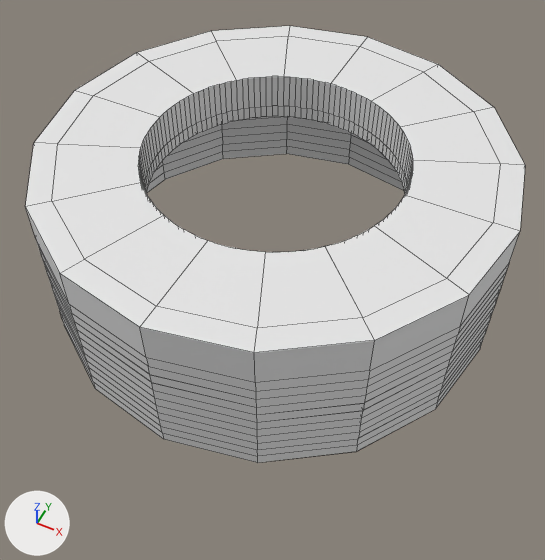
Before and after pictures for a commit that changed the Blender file RobotArmBasePart2.blend.
The view is the same before and after, from a 50 mm camera at (108.0, -218.0, 264.0) aimed at (0.0, -4.0, -3.0). The axes (+X, +Y, +Z) are drawn at lower left. The lights are the same throughout. Mesh edges are drawn as thin lines.

Before the edit, the objects in view are built like this:
```python
me_cylinder_001 = bpy.data.meshes.new('Cylinder.001')
me_cylinder_001.from_pydata(...)  # 1726 vertices, 1436 faces; spans x -100.0..100.0, y -100.0..100.0, z -3.0..70.0
ob_basepart2 = bpy.data.objects.new('BasePart2', me_cylinder_001)
ob_basepart2.location = (0.0, 0.0, 0.0)
ob_basepart2.scale = (1.0, 1.0, 0.998)
```
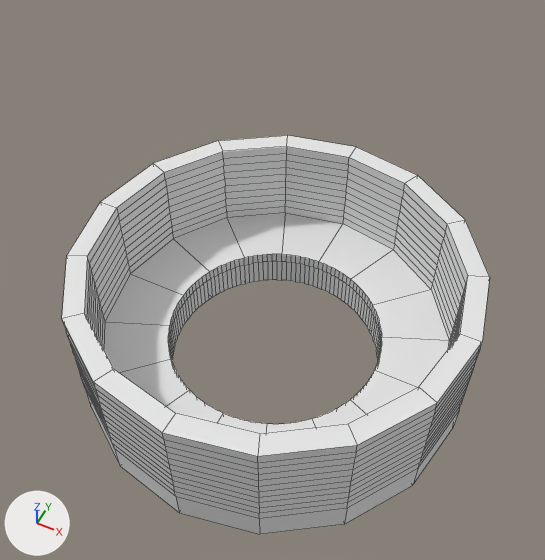
What differs and where, as boxes [x1, y1, x2, y2] in the pictures (545 x 560 px):
'BasePart2', reshaped, turned
    before: [25, 26, 525, 463]
    after: [62, 135, 490, 534]
part 1 of me_cylinder_001, deleted
    before: [25, 26, 525, 463]

What changed in the scene script:
```text
Change me_cylinder_001:
    used by ob_basepart2; location = (0.0, 0.0, 0.0); scale = (1.0, 1.0, 0.998)
    remove me_cylinder_001.from_pydata(...)  # 1726 vertices, 1436 faces; spans x -100.0..100.0, y -100.0..100.0, z -3.0..70.0
    add me_cylinder_001.from_pydata(...)  # 784 vertices, 672 faces; spans x -100.0..100.0, y -100.0..100.0, z -3.0..70.0
    me_cylinder_001 part 1: 942 vertices removed from x -100.0..100.0, y -100.0..100.0, z -3.0..70.0
Change ob_basepart2:
    ob_basepart2.rotation_euler: (0.0, 0.0, 0.0) -> (0.0, 3.142, 0.0)  # degrees (0, 0, 0) -> degrees (0, 180, 0)
```
